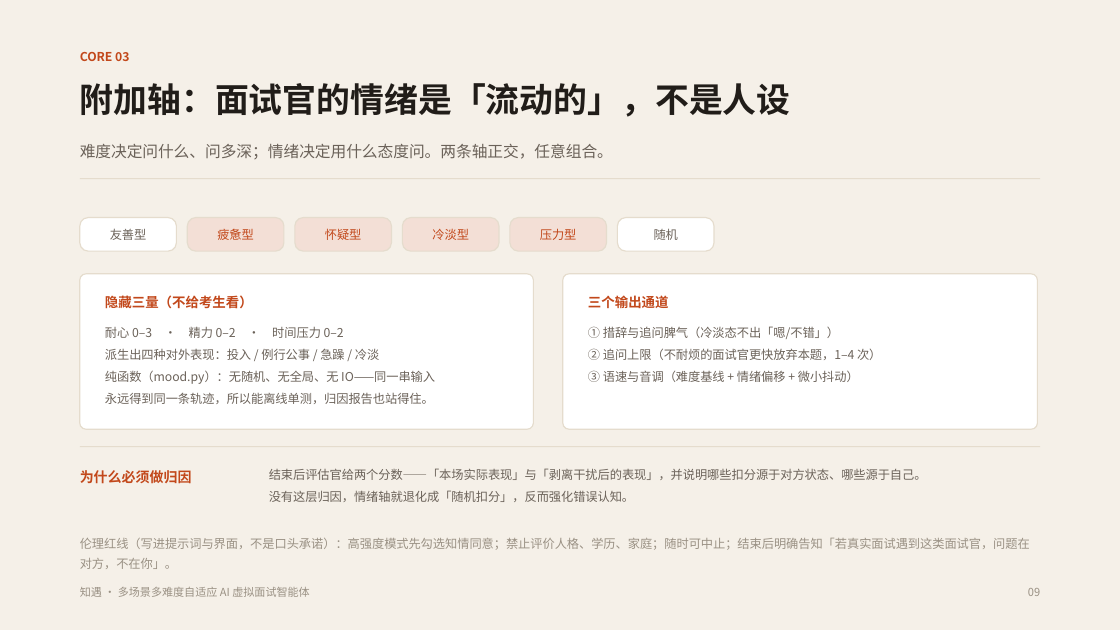
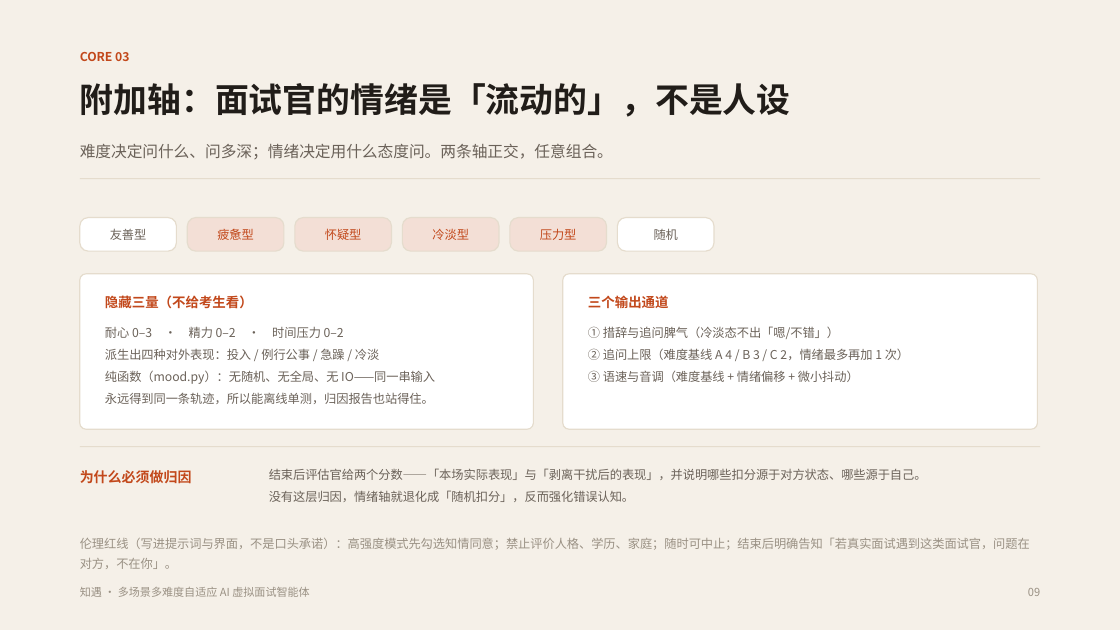
Before and after one commit to shuangxingxi/zhiyu-interview, a slide deck: slide 9 of 知遇-AI虚拟面试官-答辩.pptx. Drawn at 1120x630 pixels with LibreOffice and Linux fonts; fonts in the diff are those of the drawing. Boxes give left, top, right and bottom in pixels: in the first picture for what was removed or moved away, otherwise in the second. Text is boxed around its words. In the diff, an @@ line names an element or a change of style, - is before the commit and + after.

Commit message:
feat(v17): 追问深度按难度档区分（A 4 / B 3 / C 2），严格模式一律 2 次

```diff
--- a/知遇-AI虚拟面试官-答辩.pptx
+++ b/知遇-AI虚拟面试官-答辩.pptx
@@ text at [588, 348, 909, 360]: text changed @@
-② 追问上限（不耐烦的面试官更快放弃本题，1–4 次）
+② 追问上限（难度基线 A 4 / B 3 / C 2，情绪最多再加 1 次）
```
Also in this commit, not shown: 4 other slides changed, 8 other files.
